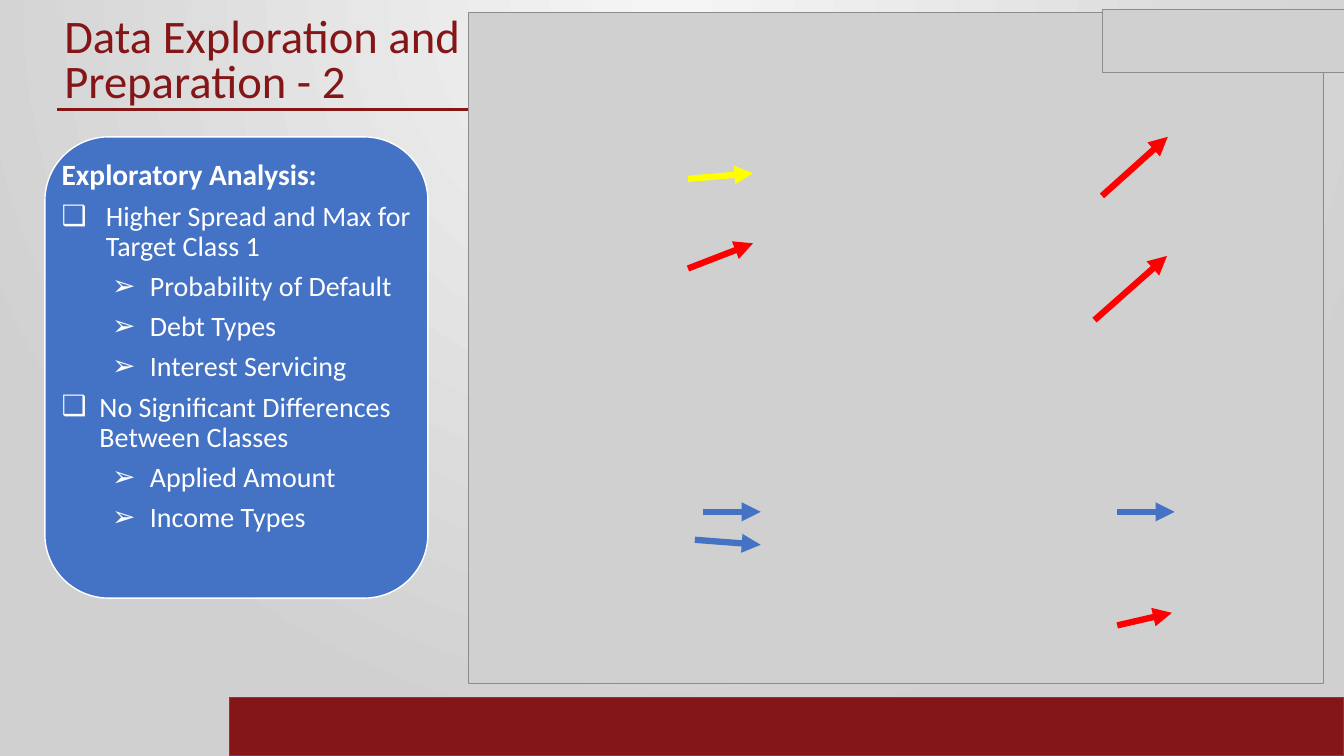
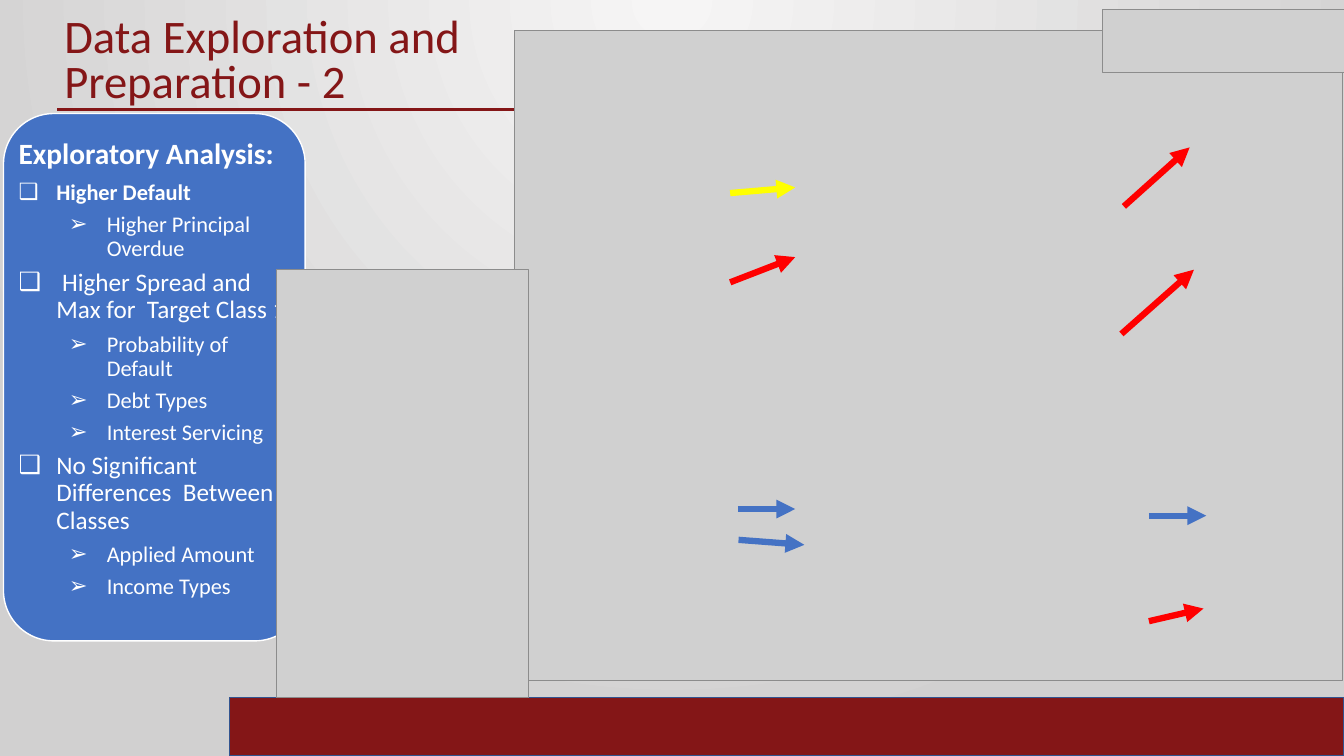
Before and after one commit to ramrao0102/DSA5900-Project, a slide deck: slide 5 of Ram_Rao_Final_Practicum.pptx. Drawn at 1344x756 pixels with LibreOffice and Linux fonts; fonts in the diff are those of the drawing; grey boxes stand for pictures; background and template pictures are left out. Boxes give left, top, right and bottom in pixels: in the first picture for what was removed or moved away, otherwise in the second. Text is boxed around its words. In the diff, an @@ line names an element or a change of style, - is before the commit and + after.

```diff
--- a/Ram_Rao_Final_Practicum.pptx
+++ b/Ram_Rao_Final_Practicum.pptx
@@ picture: place and size @@
-picture at box(469, 13, 1324, 685)
+picture at box(514, 30, 1343, 681)
@@ rounded rectangle: place and size @@
-rounded rectangle at box(45, 137, 429, 599)
+rounded rectangle at box(3, 114, 304, 641)
@@ text "Exploratory Analysis:": place and size @@
-text "Exploratory Analysis:" at box(62, 164, 411, 532)
+text "Exploratory Analysis:" at box(19, 143, 286, 598)
@@ arrow moved from (1102, 196) - (1169, 137) to (1124, 207) - (1190, 147) @@
@@ text at box(56, 184, 250, 256): paragraphs added @@
+❑ Higher Default
+  ➢ Higher Principal Overdue
@@ arrow moved from (689, 178) - (753, 173) to (730, 194) - (796, 188) @@
@@ picture added at box(276, 269, 529, 698) @@
@@ arrow moved from (689, 268) - (753, 243) to (730, 282) - (796, 257) @@
@@ text at box(56, 273, 286, 598): size 20 to 18 pt in "Higher Spread and Max for Target Class ...", "No Significant Differences Between Classes"; size 20 to 16 pt in "Probability of Default", "Debt Types", "Interest Servicing", "Applied Amount" and 1 more places; less space between paragraphs @@
@@ arrow moved from (1095, 321) - (1168, 256) to (1122, 334) - (1195, 270) @@
@@ arrow moved from (704, 512) - (761, 512) to (738, 509) - (796, 509) @@
@@ arrow moved from (1117, 512) - (1175, 512) to (1149, 516) - (1207, 516) @@
@@ arrow moved from (695, 540) - (761, 544) to (739, 540) - (805, 545) @@
@@ arrow moved from (1117, 625) - (1173, 613) to (1149, 621) - (1204, 609) @@
```
Also in this commit, not shown: 3 other slides changed, 3 other files.
